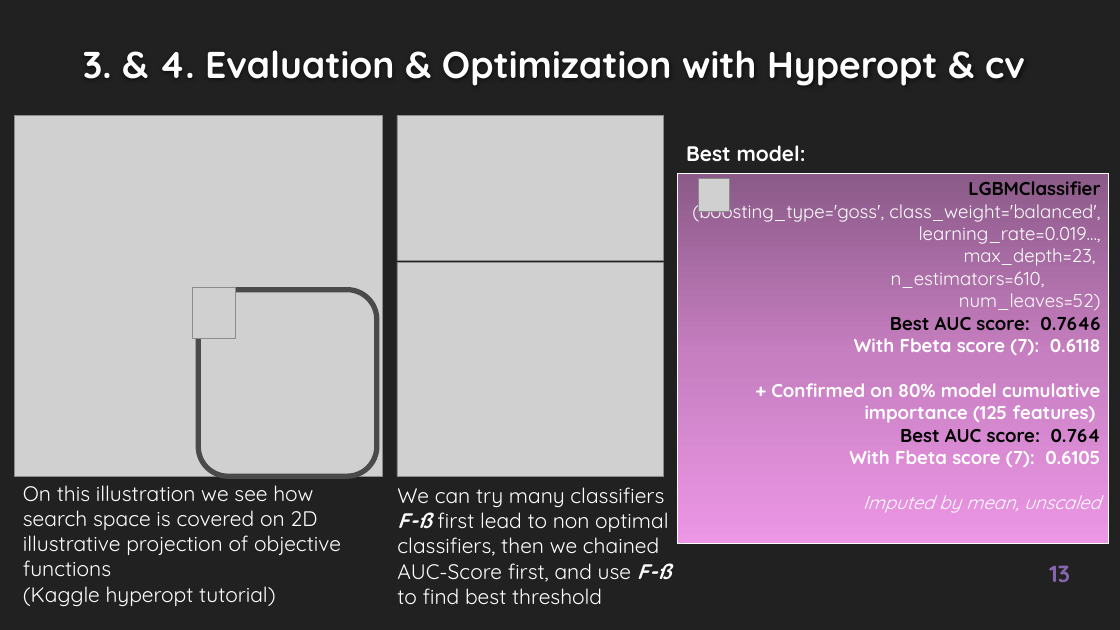
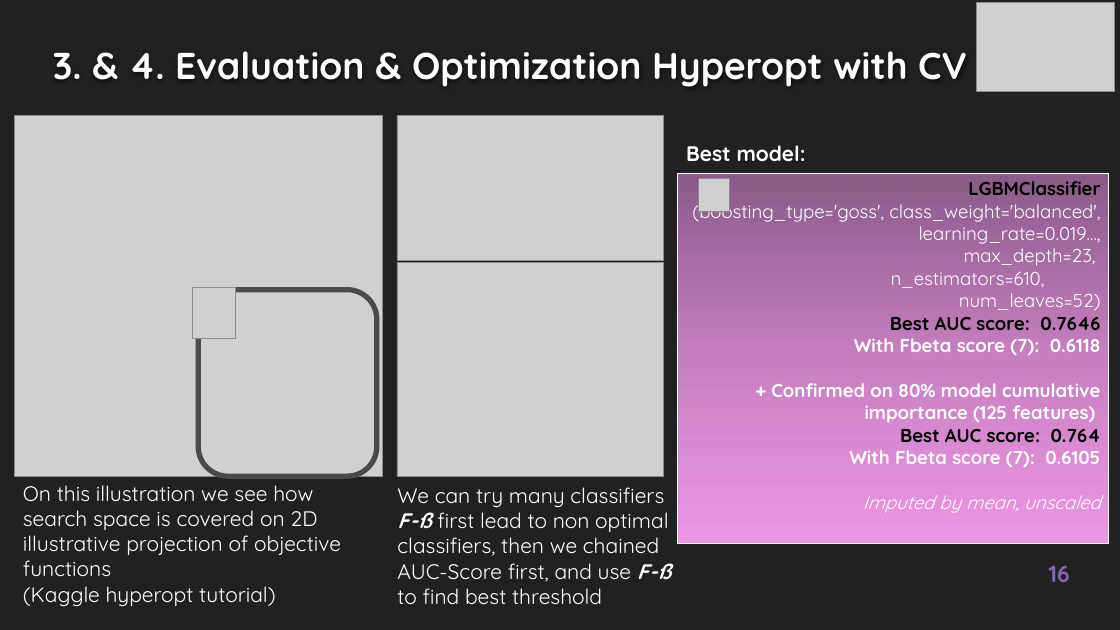
Before and after one commit to EtienneLardeur/P7_Scoring, a slide deck: slide 16 of P7_Support.pptx (slide 13 before the commit). Drawn at 1120x630 pixels with LibreOffice and Linux fonts; fonts in the diff are those of the drawing; grey boxes stand for pictures; background and template pictures are left out. Boxes give left, top, right and bottom in pixels: in the first picture for what was removed or moved away, otherwise in the second. Text is boxed around its words. In the diff, an @@ line names an element or a change of style, - is before the commit and + after.

```diff
--- a/P7_Support.pptx
+++ b/P7_Support.pptx
@@ picture added at (x1=976, y1=3, x2=1115, y2=92) @@
@@ title at (x1=53, y1=51, x2=967, y2=87): text changed @@
-3. & 4. Evaluation & Optimization with Hyperopt & cv
+3. & 4. Evaluation & Optimization Hyperopt with CV
@@ page number at (x1=1049, y1=565, x2=1070, y2=582): text changed @@
-13
+16
```
Also in this commit, not shown: 14 other slides changed, 8 slides added, 2 slides removed, 4 other files.
